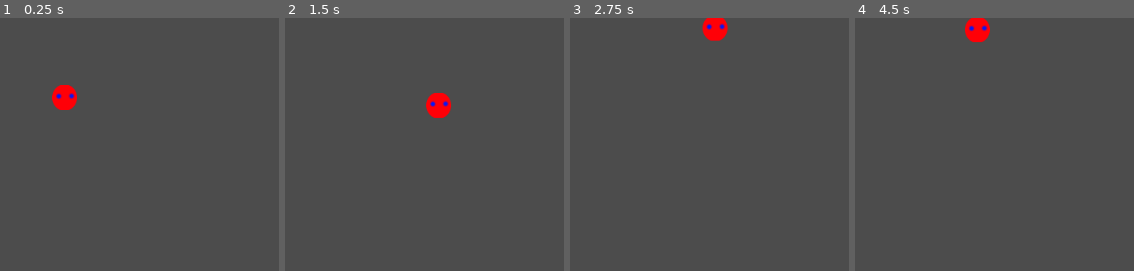
Above: before the commit, frames 1-4 (left to right).
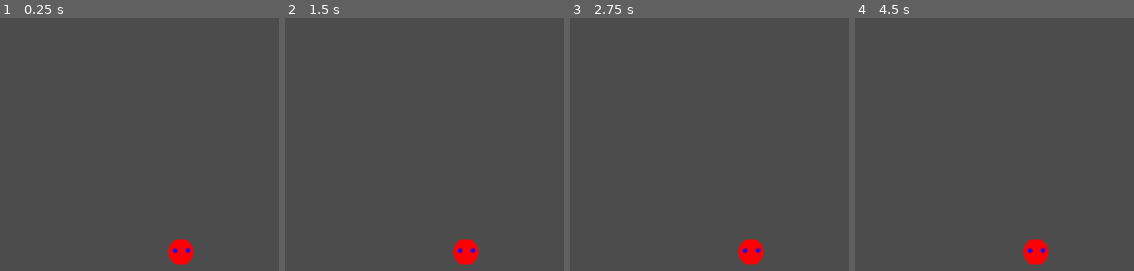
Above: after the commit, the same moments.

Repository: ewoudje/game-1
Game: Godot game, scene res://Character.tscn
Two runs of this game, one before a commit and one after it. Both use one fixed random seed, a clock stepped at 60 frames per second and the inputs below. After the commit the project has no main scene; this scene is started directly in both runs.
Inputs:
- Up to frame 1 (0.25 s): no input
- Up to frame 2 (1.5 s): tap Enter at 0.5 s; hold D (right) 0.53-1.28 s; hold E (interact, bound only after the commit) 0.53-1.28 s; hold Q (left) from 1.28 s (still down); tap S (bottom) at 1.35 s
- Up to frame 3 (2.75 s): tap E (interact, bound only after the commit) at 1.55, 2.3 s; release Q (left) at 2.03 s; hold D (right) from 2.03 s (still down); hold Z (top) from 2.03 s (still down)
- Up to frame 4 (4.5 s): release Z (top) at 2.78 s; tap E (interact, bound only after the commit) at 2.85 s; release D (right) at 3.53 s; hold E (interact, bound only after the commit) 3.53-4.28 s; hold Q (left) from 3.53 s (still down); tap S (bottom) at 4.35 s

The runs differ from the first frame. In frame 1, 1.5% of the frame differs, in the area x 18-70%, y 26-98%; in frame 2, 1.5%; in frame 3, 1.5%; in frame 4, 1.5%.

Commit message:
Interactabilty

Diff:
--- a/Character.gd
+++ b/Character.gd
@@ -1,6 +1,12 @@
 extends KinematicBody2D
 
 export (int) var speed = 200;
+
+var current_interactor: Node2D;
+
+func interact():
+	if current_interactor:
+		current_interactor.on_interact(self);
 
 var velocity = Vector2();
 
@@ -17,8 +23,12 @@
     velocity = velocity.normalized() * speed;
 
 func _physics_process(delta):
-    get_input();
-    move_and_slide(velocity);
+	get_input();
+	move_and_slide(velocity);
+
+func _process(delta):
+	if Input.is_action_pressed('interact'):
+		interact();
 
 export (int) var level = 0;
 
@@ -38,3 +48,6 @@
 		fall = max(e, fall);
 	level = fall;
 	update_mask();
+
+func _ready():
+	update_mask();
--- a/Character.tscn
+++ b/Character.tscn
@@ -3,14 +3,12 @@
 [ext_resource path="res://Character.gd" type="Script" id=1]
 [ext_resource path="res://assets/test.png" type="Texture" id=2]
 
-
 [sub_resource type="CircleShape2D" id=1]
 resource_name = "CharacterShape"
 radius = 16.2457
 
-[node name="KinematicBody2D" type="KinematicBody2D"]
+[node name="Character" type="KinematicBody2D"]
 position = Vector2( 362.914, 102.434 )
-input_pickable = true
 script = ExtResource( 1 )
 
 [node name="CollisionShape2D" type="CollisionShape2D" parent="."]
@@ -38,5 +36,11 @@
 __meta__ = {
 "_edit_lock_": true
 }
+
+[node name="Camera2D" type="Camera2D" parent="."]
+current = true
+__meta__ = {
+"_edit_lock_": true
+}
 [connection signal="body_entered" from="Area2D" to="." method="_on_body_entered"]
 [connection signal="body_exited" from="Area2D" to="." method="_on_body_exited"]
--- a/Objects.gd
+++ b/Objects.gd
@@ -1,6 +1,8 @@
 extends Node2D
 
+export (Shape2D) var interaction_shape;
 export (Dictionary) var objects = {};
+
 
 func _ready():
 	var children = get_children();
@@ -8,4 +10,25 @@
 		if child.has_meta('ObjectID'):
 			var script = objects[child.get_meta('ObjectID')];
 			child.set_script(script);
-			child.init_object();
+			if child.has_method('init_object'):
+				child.init_object();
+			if child.get('interactive'):
+				var shape = CollisionShape2D.new();
+				shape.shape = interaction_shape;
+				var area = Area2D.new();
+				area.collision_mask = 0;
+				area.collision_layer = 0;
+				area.add_child(shape);
+				area.set_collision_mask_bit(10, true);
+				area.connect('body_entered', self, 'close_to_interactable_in', [ child ]);
+				area.connect('body_exited', self, 'close_to_interactable_out', [ child ]);
+				area.position = Vector2(16, -16);
+				child.add_child(area);
+
+func close_to_interactable_in(body, object):
+	get_node('..').gui_update('show_key_info', ['E',  object.position + Vector2(40, 40), object.name]);
+	body.current_interactor = object;
+
+func close_to_interactable_out(body, object):
+	get_node('..').gui_update('remove_key_info', [object.name]);
+	body.current_interactor = null if object == body.current_interactor else body.current_interactor;
--- a/TestScene.tscn
+++ b/TestScene.tscn
@@ -1,12 +1,16 @@
-[gd_scene load_steps=6 format=2]
+[gd_scene load_steps=7 format=2]
 
 [ext_resource path="res://maps/testMap.tmx" type="PackedScene" id=1]
-[ext_resource path="res://Objects.gd" type="Script" id=2]
-[ext_resource path="res://objects/fire_holder.gd" type="Script" id=3]
-[ext_resource path="res://objects/ladder.gd" type="Script" id=4]
-[ext_resource path="res://Character.tscn" type="PackedScene" id=5]
+[ext_resource path="res://WorldScript.gd" type="Script" id=2]
+[ext_resource path="res://Objects.gd" type="Script" id=3]
+[ext_resource path="res://objects/fire_holder.gd" type="Script" id=4]
+[ext_resource path="res://objects/ladder.gd" type="Script" id=5]
 
-[node name="testMap" index="0" instance=ExtResource( 1 )]
+[sub_resource type="CircleShape2D" id=1]
+radius = 32.0
+
+[node name="testMap" instance=ExtResource( 1 )]
+script = ExtResource( 2 )
 
 [node name="Layer1" parent="." index="1"]
 collision_layer = 3
@@ -17,21 +21,9 @@
 collision_mask = 4
 
 [node name="Objects" parent="." index="3"]
-script = ExtResource( 2 )
+script = ExtResource( 3 )
+interaction_shape = SubResource( 1 )
 objects = {
-"fire_holder": ExtResource( 3 ),
-"ladder": ExtResource( 4 )
+"fire_holder": ExtResource( 4 ),
+"ladder": ExtResource( 5 )
 }
-
-[node name="Node2D" type="Node2D" parent="." index="4"]
-
-[node name="Camera2D" type="Camera2D" parent="Node2D" index="0"]
-position = Vector2( 167.984, 254.415 )
-current = true
-zoom = Vector2( 1.2, 1.2 )
-
-[node name="KinematicBody2D" parent="Node2D" index="1" instance=ExtResource( 5 )]
-position = Vector2( 88.9132, 224.434 )
-collision_layer = 1024
-collision_mask = 1008
-level = 4
--- a/World.tscn
+++ /dev/null
@@ -1,10 +0,0 @@
-[gd_scene load_steps=2 format=2]
-
-[ext_resource path="res://TestScene.tscn" type="PackedScene" id=1]
-
-[node name="Node2D" type="Node2D"]
-
-[node name="CanvasModulate" type="CanvasModulate" parent="."]
-color = Color( 0.133333, 0.203922, 0.247059, 1 )
-
-[node name="testMap" parent="CanvasModulate" instance=ExtResource( 1 )]
--- /dev/null
+++ b/assets/key_font.tres
@@ -0,0 +1,7 @@
+[gd_resource type="DynamicFont" load_steps=2 format=2]
+
+[ext_resource path="res://assets/LCD_Solid.ttf" type="DynamicFontData" id=1]
+
+[resource]
+size = 25
+font_data = ExtResource( 1 )
--- a/objects/ladder.gd
+++ b/objects/ladder.gd
@@ -1,4 +1,9 @@
 extends Sprite
+
+var interactive = true;
 
 func init_object():
 	pass
+
+func on_interact(character: KinematicBody2D):
+	character.position = Vector2(0,0);
--- a/project.godot
+++ b/project.godot
@@ -15,32 +15,45 @@
 
 [application]
 
-run/main_scene="res://World.tscn"
+run/main_scene="res://Game.tscn"
 
 [editor_plugins]
 
 enabled=PoolStringArray( "vnen.tiled_importer" )
+
+[gui]
+
+theme/custom_font="res://assets/main_font.tres"
 
 [input]
 
 left={
 "deadzone": 0.5,
 "events": [ Object(InputEventKey,"resource_local_to_scene":false,"resource_name":"","device":0,"alt":false,"shift":false,"control":false,"meta":false,"command":false,"pressed":false,"scancode":81,"unicode":0,"echo":false,"script":null)
+, Object(InputEventKey,"resource_local_to_scene":false,"resource_name":"","device":0,"alt":false,"shift":false,"control":false,"meta":false,"command":false,"pressed":false,"scancode":16777231,"unicode":0,"echo":false,"script":null)
  ]
 }
 top={
 "deadzone": 0.5,
 "events": [ Object(InputEventKey,"resource_local_to_scene":false,"resource_name":"","device":0,"alt":false,"shift":false,"control":false,"meta":false,"command":false,"pressed":false,"scancode":90,"unicode":0,"echo":false,"script":null)
+, Object(InputEventKey,"resource_local_to_scene":false,"resource_name":"","device":0,"alt":false,"shift":false,"control":false,"meta":false,"command":false,"pressed":false,"scancode":16777232,"unicode":0,"echo":false,"script":null)
  ]
 }
 bottom={
 "deadzone": 0.5,
 "events": [ Object(InputEventKey,"resource_local_to_scene":false,"resource_name":"","device":0,"alt":false,"shift":false,"control":false,"meta":false,"command":false,"pressed":false,"scancode":83,"unicode":0,"echo":false,"script":null)
+, Object(InputEventKey,"resource_local_to_scene":false,"resource_name":"","device":0,"alt":false,"shift":false,"control":false,"meta":false,"command":false,"pressed":false,"scancode":16777234,"unicode":0,"echo":false,"script":null)
  ]
 }
 right={
 "deadzone": 0.5,
 "events": [ Object(InputEventKey,"resource_local_to_scene":false,"resource_name":"","device":0,"alt":false,"shift":false,"control":false,"meta":false,"command":false,"pressed":false,"scancode":68,"unicode":0,"echo":false,"script":null)
+, Object(InputEventKey,"resource_local_to_scene":false,"resource_name":"","device":0,"alt":false,"shift":false,"control":false,"meta":false,"command":false,"pressed":false,"scancode":16777233,"unicode":0,"echo":false,"script":null)
+ ]
+}
+interact={
+"deadzone": 0.5,
+"events": [ Object(InputEventKey,"resource_local_to_scene":false,"resource_name":"","device":0,"alt":false,"shift":false,"control":false,"meta":false,"command":false,"pressed":false,"scancode":69,"unicode":0,"echo":false,"script":null)
  ]
 }
 
